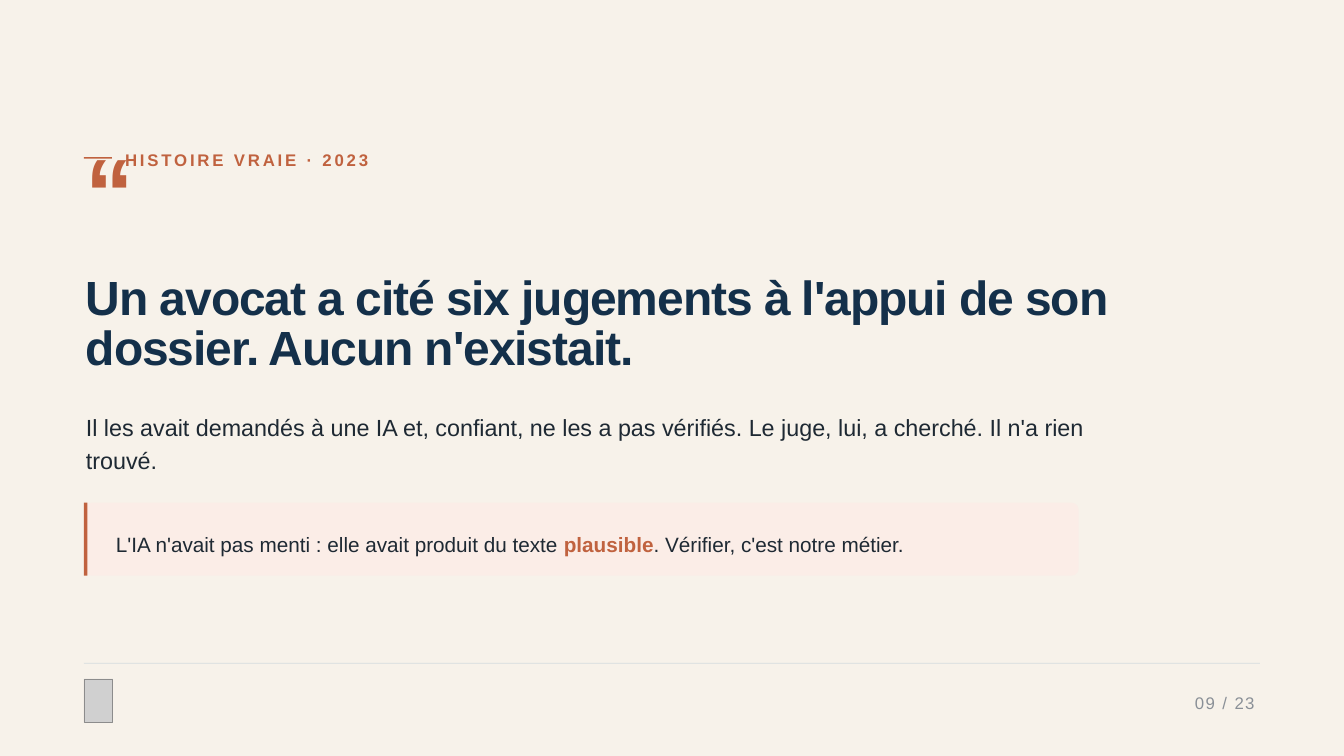
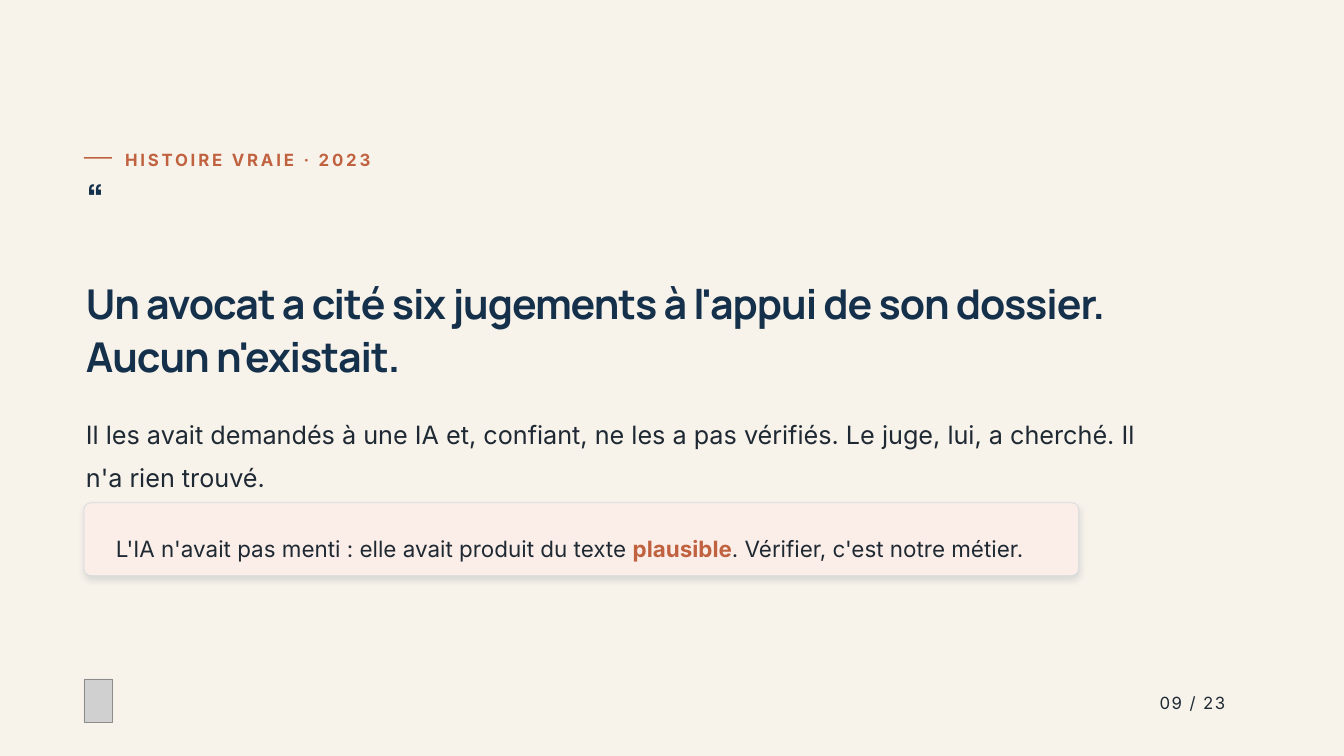
Before and after one commit to IsomereFR/Divers, a slide deck: slide 9 of Demande_de_prompt_formation_IA_2.pptx. Drawn at 1344x756 pixels with LibreOffice and Linux fonts; fonts in the diff are those of the drawing; grey boxes stand for pictures. Boxes give left, top, right and bottom in pixels: in the first picture for what was removed or moved away, otherwise in the second. Text is boxed around its words. In the diff, an @@ line names an element or a change of style, - is before the commit and + after.

```diff
--- a/Demande_de_prompt_formation_IA_2.pptx
+++ b/Demande_de_prompt_formation_IA_2.pptx
@@ text "HISTOIRE VRAIE · 2023" at [125,153,371,166]: font Arial to Inter @@
@@ text "“" at [84,189,1344,255]: size 104.1 to 44 pt, font Arial to Manrope, text colour #C0623F to #14304A; line spacing 0.4 to 0.6 @@
@@ text "Un avocat a cité six ..." at [86,286,1105,373]: size 51.3 to 44 pt, font Arial to Manrope; line spacing 0.88 to 1.08 @@
@@ text "Il les avait demandés à ..." at [86,425,1135,488]: size 25 to 27 pt, font Arial to Inter; line spacing 1.2 to 1.4 @@
@@ rounded rectangle at [84,503,1079,576]: outline none to #D5DBDF 0.75 pt; shadow on @@
@@ rectangle removed at [84,503,87,576] @@
@@ text "L'IA n'avait pas menti : ..." at [116,540,1023,562]: size 22.2 to 24 pt, font Arial to Inter; line spacing 1.25 to 1.35 @@
@@ rectangle removed at [84,663,1260,663] @@
@@ text "09 / 23": place and size @@
-text "09 / 23" at [1195,697,1255,709]
+text "09 / 23" at [1160,696,1225,709]
@@ text "09 / 23" at [1160,696,1225,709]: font Arial to Inter, text colour #8A9097 to #1E2933 @@
```
Also in this commit, not shown: 22 other slides changed.
